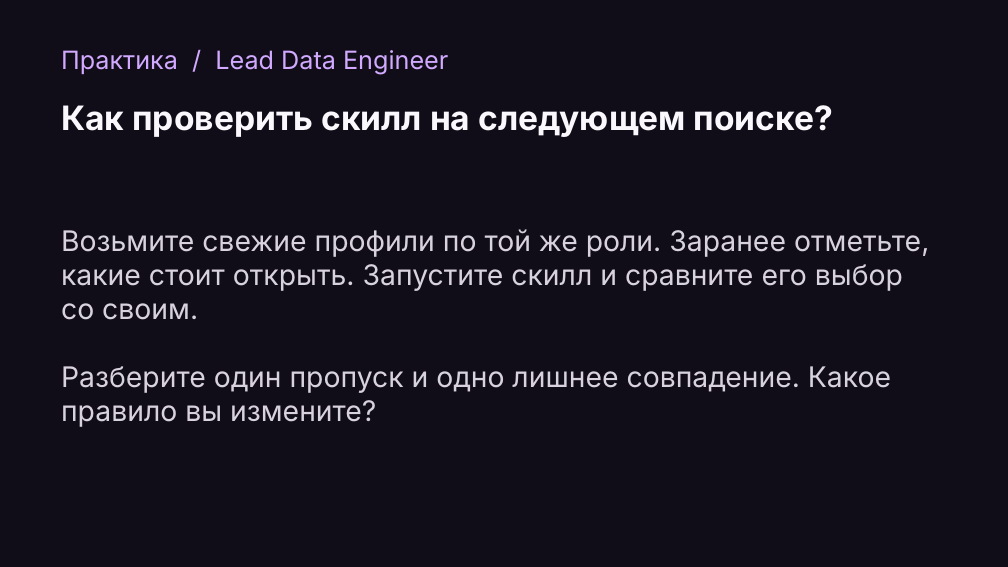
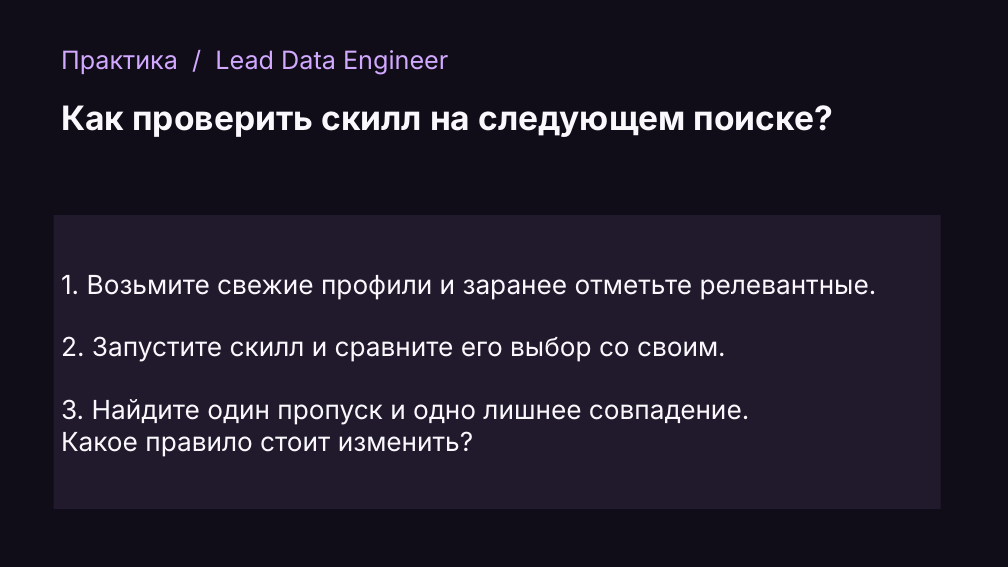
Before and after one commit to Da6ka/ta-meetup-ai-sourcing-2026-11-19, a slide deck: slide 28 of materials/spb-it-recruiter-meetup.pptx. Drawn at 1008x567 pixels with LibreOffice and Linux fonts; fonts in the diff are those of the drawing. Boxes give left, top, right and bottom in pixels: in the first picture for what was removed or moved away, otherwise in the second. Text is boxed around its words. In the diff, an @@ line names an element or a change of style, - is before the commit and + after.

```diff
--- a/materials/spb-it-recruiter-meetup.pptx
+++ b/materials/spb-it-recruiter-meetup.pptx
@@ rectangle "1. Возьмите свежие профили и ...": place and size @@
-rectangle "1. Возьмите свежие профили и ..." at [61, 229, 929, 427]
+rectangle "1. Возьмите свежие профили и ..." at [54, 216, 941, 510]
@@ rectangle "1. Возьмите свежие профили и ..." at [54, 216, 941, 510]: vertical alignment top to middle; fill none to #211A2D @@
@@ text in rectangle at [61, 275, 877, 457]: text changed; size 27 to 25 pt; text colour #D8D2DE to #FAF8FD @@
-Возьмите свежие профили по той же роли. Заранее отметьте, какие стоит открыть. Запустите скилл и сравните его выбор со своим.
-Разберите один пропуск и одно лишнее совпадение. Какое правило вы измените?
+1. Возьмите свежие профили и заранее отметьте релевантные.
+2. Запустите скилл и сравните его выбор со своим.
+3. Найдите один пропуск и одно лишнее совпадение.
+Какое правило стоит изменить?
```
Also in this commit, not shown: 17 other slides changed, 7 slides added, 6 slides removed, 11 other files.
